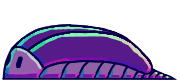
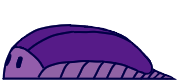
Comparing the layer stacks of the two 180 × 80 images. Changes:
hid "normal" over (5, 26, 169, 79)
added group "Walk" with 3 layers over (5, 26, 169, 79)
moved "outlines" into group "Walk" over (5, 26, 169, 79)
moved "Eyes" into group "Walk" over (5, 27, 64, 79)
moved "Body fill" into group "Walk" over (5, 26, 169, 79)
